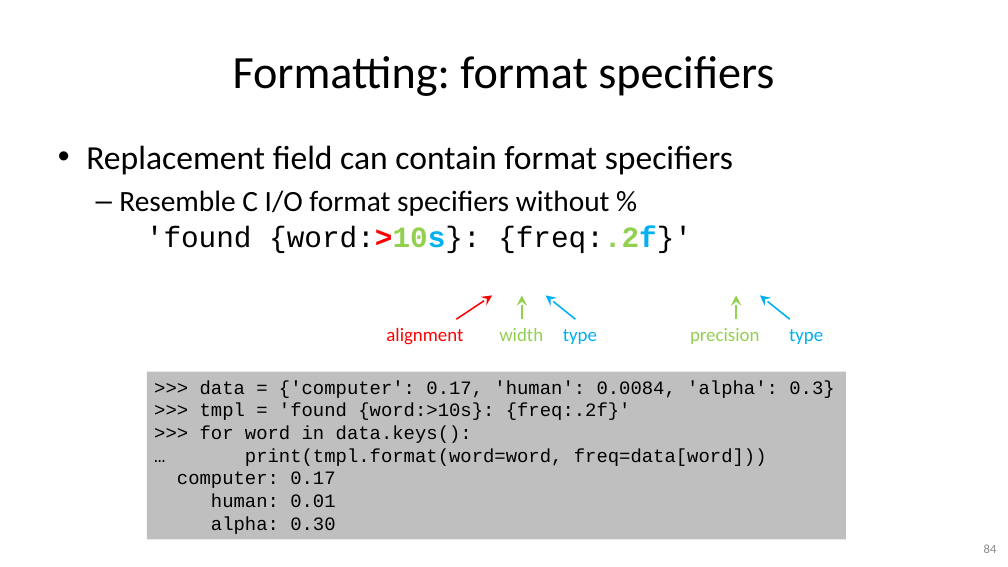
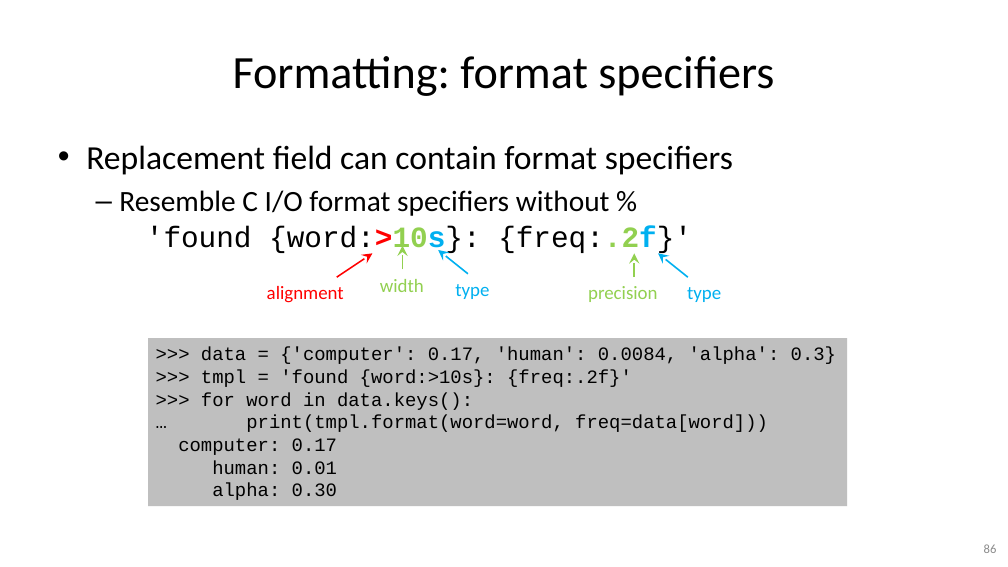
Before and after one commit to gjbex/Python-for-programmers, a slide deck: slide 86 of python_for_programmers.pptx (slide 84 before the commit). Drawn at 1008x567 pixels with LibreOffice and Linux fonts; fonts in the diff are those of the drawing. Boxes give left, top, right and bottom in pixels: in the first picture for what was removed or moved away, otherwise in the second. Text is boxed around its words. In the diff, an @@ line names an element or a change of style, - is before the commit and + after.

```diff
--- a/python_for_programmers.pptx
+++ b/python_for_programmers.pptx
@@ arrow moved from (457, 319) - (492, 296) to (337, 278) - (373, 253) @@
@@ text "width": place and size @@
-text "width" at (499, 328, 543, 341)
+text "width" at (380, 279, 424, 292)
@@ arrow moved from (522, 319) - (522, 296) to (402, 269) - (402, 246) @@
@@ arrow moved from (575, 319) - (546, 296) to (468, 274) - (439, 250) @@
@@ arrow moved from (737, 319) - (737, 296) to (634, 278) - (634, 253) @@
@@ arrow moved from (790, 319) - (760, 296) to (688, 278) - (658, 253) @@
@@ text "alignment": place and size @@
-text "alignment" at (386, 328, 463, 345)
+text "alignment" at (267, 286, 344, 303)
@@ text "type": place and size @@
-text "type" at (563, 329, 597, 344)
+text "type" at (455, 284, 489, 299)
@@ text "precision": place and size @@
-text "precision" at (690, 328, 760, 344)
+text "precision" at (588, 286, 658, 302)
@@ text "type": place and size @@
-text "type" at (789, 329, 823, 344)
+text "type" at (687, 287, 721, 302)
@@ rectangle ">>> data = {'computer': 0.17, ...": place and size @@
-rectangle ">>> data = {'computer': 0.17, ..." at (147, 371, 846, 539)
+rectangle ">>> data = {'computer': 0.17, ..." at (148, 338, 848, 506)
```
Also in this commit, not shown: 16 other slides changed, 2 slides added.
